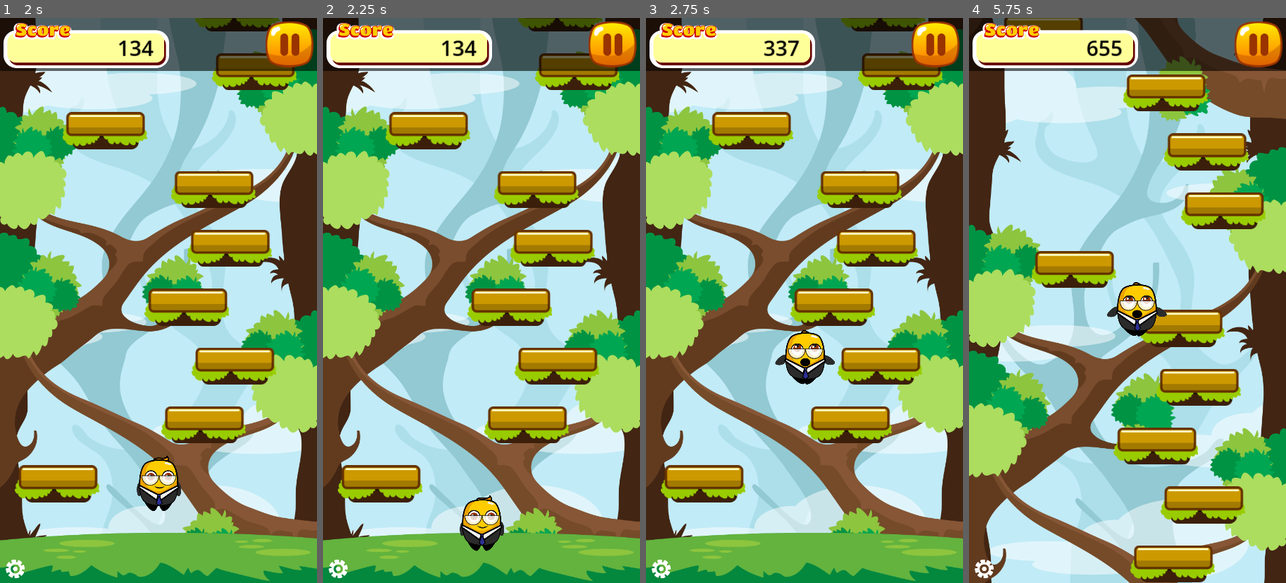
Above: before the commit, frames 1-4 (left to right).
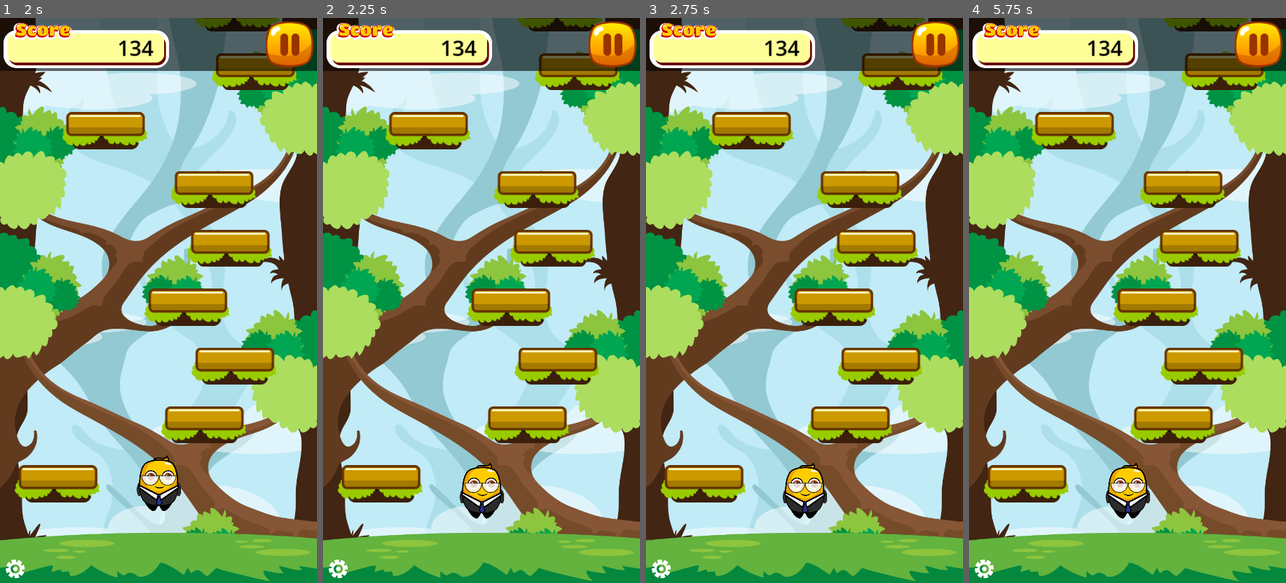
Above: after the commit, the same moments.

Repository: marleeeeeey/game_mvp_003_jumper_jam
Game: Godot game, scene res://scenes/main.tscn
The game is run twice, just before and just after one commit, with the same random seed, the same clock (stepped at 60 frames per second) and the same inputs.
Inputs (mouse positions are in pixels of both pictures, inside the frame that each line leads up to):
- Up to frame 1 (2 s): hold D (move_right) 0.53-1.25 s; click (158, 385) at 1.25 s
- Up to frame 2 (2.25 s): click (611, 46) at 2 s
- Up to frame 3 (2.75 s): no input
- Up to frame 4 (5.75 s): hold A (move_left) 2.78-3.53 s; hold D (move_right) 3.53-5.03 s; hold A (move_left) from 5.03 s (still down)

Frame 1 is identical in both runs. In frame 2, 1.7% of the frame differs, in the area x 43-58%, y 78-95%; in frame 3, 2.2%; in frame 4, 73%, in the area x 0-100%, y 0-100%.

Commit message:
60. Pause button moved game to pause.

Diff:
--- a/scenes/hud.tscn
+++ b/scenes/hud.tscn
@@ -9,6 +9,7 @@
 font_color = Color(0, 0, 0, 1)
 
 [node name="HUD" type="Control"]
+process_mode = 3
 layout_mode = 3
 anchors_preset = 15
 anchor_right = 1.0
--- a/scripts/game.gd
+++ b/scripts/game.gd
@@ -1,6 +1,7 @@
 extends Node2D
 
 signal player_died(score, highscore)
+signal pause_game
 
 @onready var level_generator = $LevelGenerator
 @onready var ground_sprite = $GroundSprite
@@ -39,6 +40,7 @@
 
 	hud.visible = false
 	hud.set_score(0)
+	hud.pause_game.connect(_on_hud_pause_game)
 	ground_sprite.visible = false
 
 	load_score()
@@ -134,3 +136,7 @@
 		file.close()
 	else:
 		highscore = 0
+
+
+func _on_hud_pause_game():
+	pause_game.emit()
--- a/scripts/hud.gd
+++ b/scripts/hud.gd
@@ -1,4 +1,6 @@
 extends Control
+
+signal pause_game
 
 @onready var topbar = $TopBar
 @onready var topbar_bg = $TopBarBG
@@ -29,7 +31,7 @@
 
 
 func _on_pause_button_pressed():
-	pass
+	pause_game.emit()
 
 
 func set_score(new_score):
--- a/scripts/main.gd
+++ b/scripts/main.gd
@@ -9,6 +9,7 @@
 	screens.delete_level.connect(_on_screens_delete_level)
 
 	game.player_died.connect(_on_player_died)
+	game.pause_game.connect(_on_game_pause_game)
 
 
 func _on_screens_start_game():
@@ -22,3 +23,7 @@
 func _on_player_died(score, highscore):
 	await (get_tree().create_timer(0.75).timeout)
 	screens.game_over(score, highscore)
+
+
+func _on_game_pause_game():
+	get_tree().paused = true
Not shown, changed: README.md
